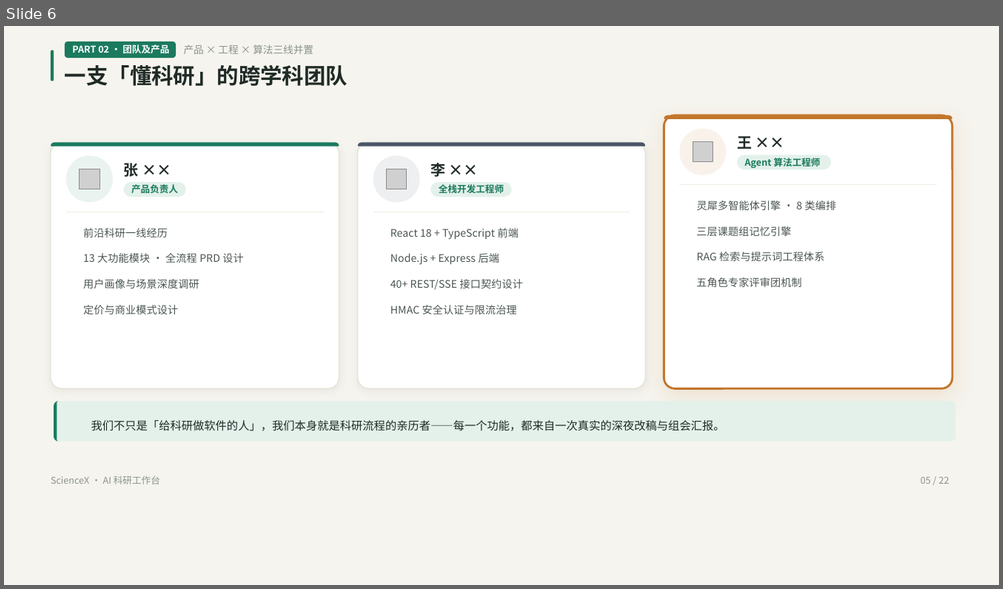
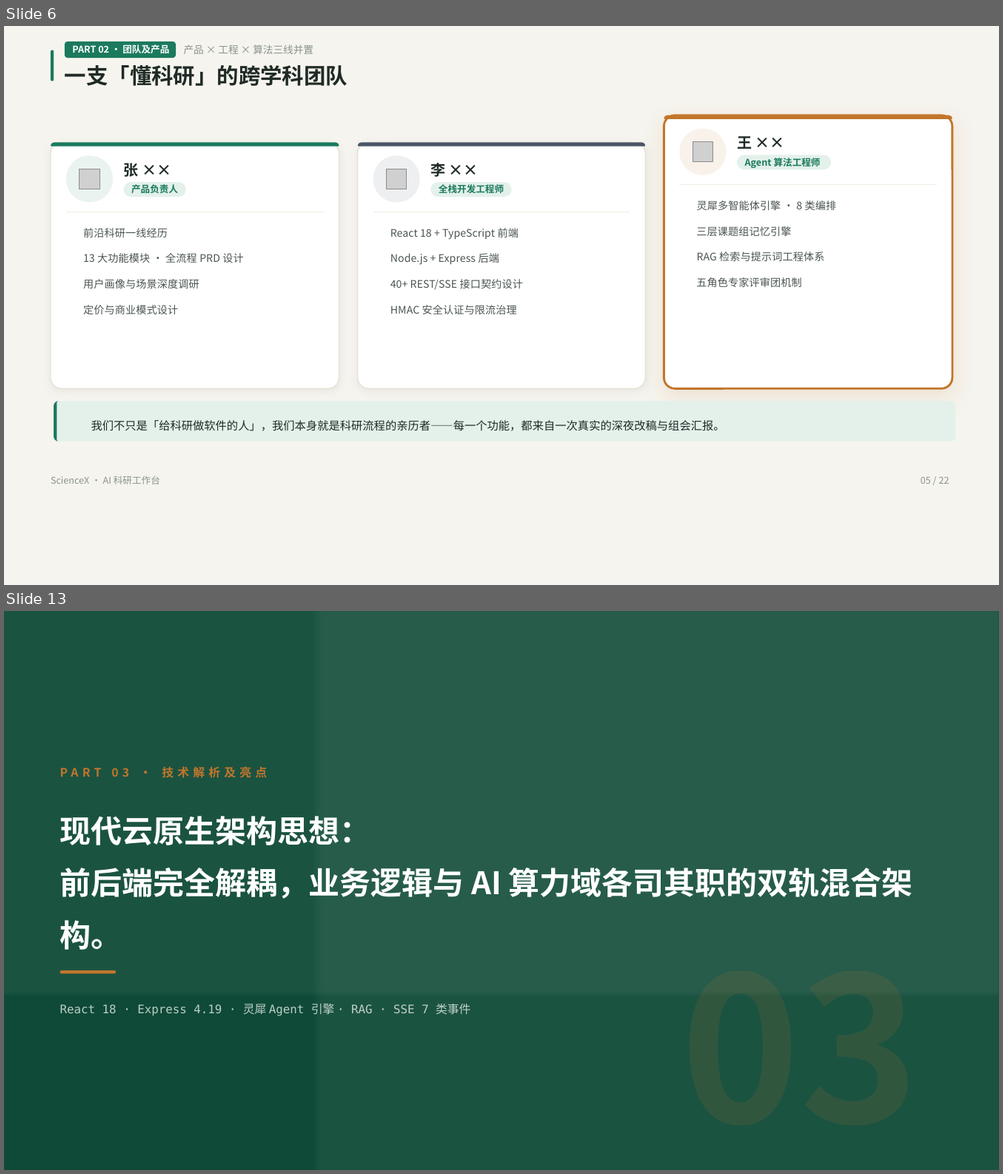
Before and after one commit to wyxpro/ScienceX, a slide deck: ScienceX路演答辩/ScienceX路演答辩.pptx. Shown one above the other, each under a label of ours: slide 6 before the commit, slides 6 and 13 after it; the slides between them are not shown. The pictures are 1003x589 and 1003x1174 pixels, drawn with LibreOffice and Linux fonts; fonts in the diff are those of the drawing; grey boxes stand for pictures; background and template pictures are left out. Boxes give left, top, right and bottom in pixels: in the first picture for what was removed or moved away, otherwise in the second. Text is boxed around its words. In the diff, an @@ line names an element or a change of style, - is before the commit and + after.

Commit message:
feat(ppt): 新增ScienceX项目路演答辩PPT（22页全结构：需求洞察/团队产品/技术解析/商业模式，学术暖纸底+墨绿+琥珀金配色）

```diff
--- a/ScienceX路演答辩/ScienceX路演答辩.pptx
+++ b/ScienceX路演答辩/ScienceX路演答辩.pptx
@@ slide 13 added at bbox=[4, 611, 999, 1170], background #FFFFFF @@
@@ rectangle added at bbox=[4, 611, 999, 1170], fill #0E4A37 @@
@@ rectangle added at bbox=[4, 611, 999, 1170], fill gradient #FFFFFF @@
@@ rectangle added at bbox=[4, 611, 999, 1170], fill gradient #FFFFFF @@
@@ text added at bbox=[60, 766, 267, 778], 11.2 pt, text #C2762B, bold @@
+PART 03 · 技术解析及亮点
@@ text added at bbox=[60, 816, 912, 950], 30 pt, text #FFFFFF, bold @@
+现代云原生架构思想：
+前后端完全解耦，业务逻辑与 AI 算力域各司其职的双轨混合架构。
@@ text added at bbox=[680, 889, 919, 1170], 195 pt, text #C2762B at 12% opacity, bold @@
+03
@@ rounded rectangle added at bbox=[60, 971, 116, 974], fill #C2762B @@
@@ text added at bbox=[60, 1003, 470, 1017], 11.2 pt, text #FFFFFF at 72% opacity @@
+React 18 · Express 4.19 · 灵犀 Agent 引擎 · RAG · SSE 7 类事件
```
Also in this commit, not shown: 15 other slides added, 16 other files.
